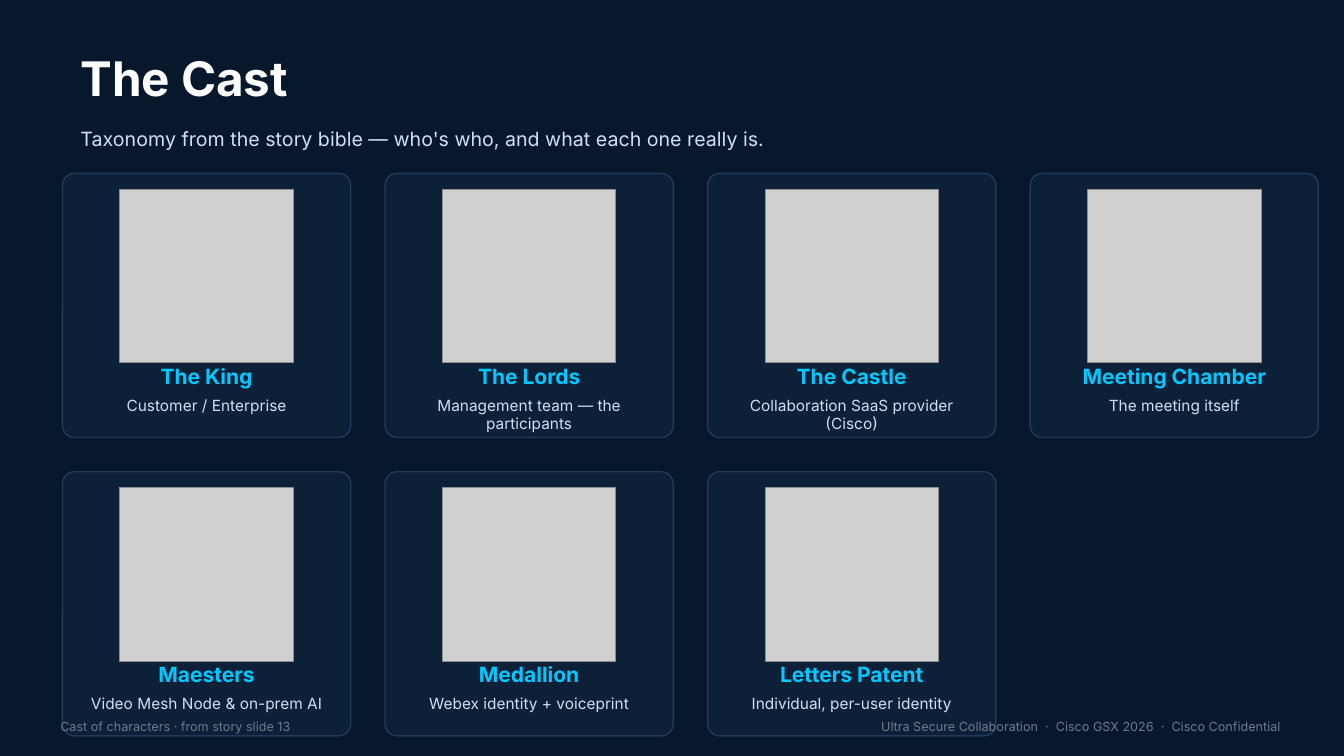
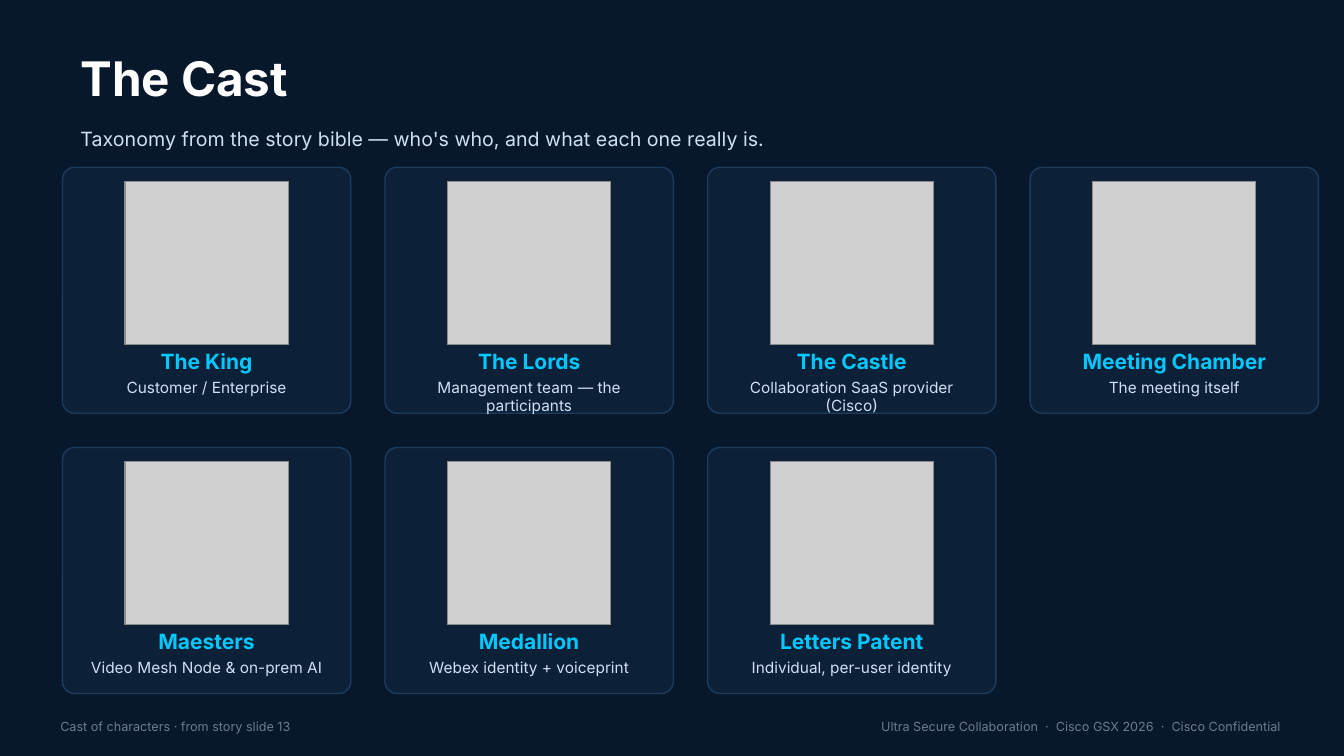
Before and after one commit to coolmukky/github-slideshow, a slide deck: slide 3 of deck/Kingdom_of_Ultra_Secure_Collaboration_Storyboard.pptx. Drawn at 1344x756 pixels with LibreOffice and Linux fonts; fonts in the diff are those of the drawing; grey boxes stand for pictures. Boxes give left, top, right and bottom in pixels: in the first picture for what was removed or moved away, otherwise in the second. Text is boxed around its words. In the diff, an @@ line names an element or a change of style, - is before the commit and + after.

```diff
--- a/deck/Kingdom_of_Ultra_Secure_Collaboration_Storyboard.pptx
+++ b/deck/Kingdom_of_Ultra_Secure_Collaboration_Storyboard.pptx
@@ rounded rectangle: place and size @@
-rounded rectangle at [63, 173, 351, 438]
+rounded rectangle at [63, 167, 351, 413]
@@ rounded rectangle: place and size @@
-rounded rectangle at [385, 173, 674, 438]
+rounded rectangle at [385, 167, 674, 413]
@@ rounded rectangle: place and size @@
-rounded rectangle at [708, 173, 996, 438]
+rounded rectangle at [708, 167, 996, 413]
@@ rounded rectangle: place and size @@
-rounded rectangle at [1030, 173, 1319, 438]
+rounded rectangle at [1030, 167, 1319, 413]
@@ picture: place and size @@
-picture at [120, 190, 293, 363]
+picture at [125, 181, 288, 345]
@@ picture: place and size @@
-picture at [443, 190, 616, 363]
+picture at [448, 181, 611, 345]
@@ picture: place and size @@
-picture at [765, 190, 939, 363]
+picture at [770, 181, 934, 345]
@@ picture: place and size @@
-picture at [1088, 190, 1261, 363]
+picture at [1093, 181, 1256, 345]
@@ 4 texts: place and size @@
-4 texts at [161, 368, 1266, 389]
+4 texts at [161, 353, 1266, 374]
@@ text "Customer / Enterprise": place and size @@
-text "Customer / Enterprise" at [127, 399, 287, 414]
+text "Customer / Enterprise" at [127, 381, 287, 396]
@@ text "Management team — the participants": place and size @@
-text "Management team — the participants" at [437, 400, 621, 432]
+text "Management team — the participants" at [437, 382, 621, 414]
@@ text "Collaboration SaaS provider (Cisco)": place and size @@
-text "Collaboration SaaS provider (Cisco)" at [750, 399, 954, 431]
+text "Collaboration SaaS provider (Cisco)" at [750, 381, 954, 413]
@@ text "The meeting itself": place and size @@
-text "The meeting itself" at [1109, 399, 1239, 415]
+text "The meeting itself" at [1109, 381, 1239, 397]
@@ proportions changed in 7 elements at [385, 167, 674, 413], [708, 167, 996, 413], [1030, 167, 1319, 413], [63, 167, 351, 413], [385, 448, 674, 694], [708, 448, 996, 694], [63, 448, 351, 694] @@
@@ rounded rectangle: place and size @@
-rounded rectangle at [63, 472, 351, 736]
+rounded rectangle at [63, 448, 351, 694]
@@ rounded rectangle: place and size @@
-rounded rectangle at [385, 472, 674, 736]
+rounded rectangle at [385, 448, 674, 694]
@@ rounded rectangle: place and size @@
-rounded rectangle at [708, 472, 996, 736]
+rounded rectangle at [708, 448, 996, 694]
@@ picture: place and size @@
-picture at [120, 488, 293, 661]
+picture at [125, 462, 288, 625]
@@ picture: place and size @@
-picture at [443, 488, 616, 661]
+picture at [448, 462, 611, 625]
@@ picture: place and size @@
-picture at [765, 488, 939, 661]
+picture at [770, 462, 934, 625]
@@ 3 texts: place and size @@
-3 texts at [158, 666, 923, 682]
+3 texts at [158, 633, 923, 649]
@@ text "Video Mesh Node & on-prem ...": place and size @@
-text "Video Mesh Node & on-prem ..." at [91, 697, 322, 712]
+text "Video Mesh Node & on-prem ..." at [91, 661, 322, 676]
@@ text "Webex identity + voiceprint": place and size @@
-text "Webex identity + voiceprint" at [429, 697, 628, 712]
+text "Webex identity + voiceprint" at [429, 661, 628, 676]
@@ text "Individual, per-user identity": place and size @@
-text "Individual, per-user identity" at [752, 697, 951, 712]
+text "Individual, per-user identity" at [752, 661, 951, 676]
```
Also in this commit, not shown: 2 other files.
